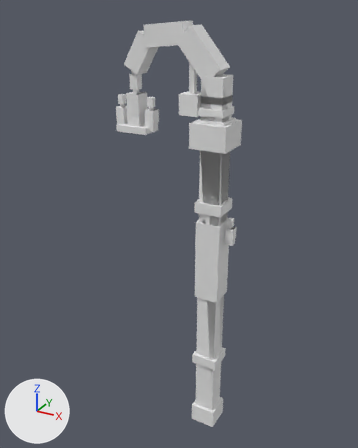
The OBJ model src/main/resources/assets/ashbound/models/mesh/abbots_crozier.obj: old version first, new version second.
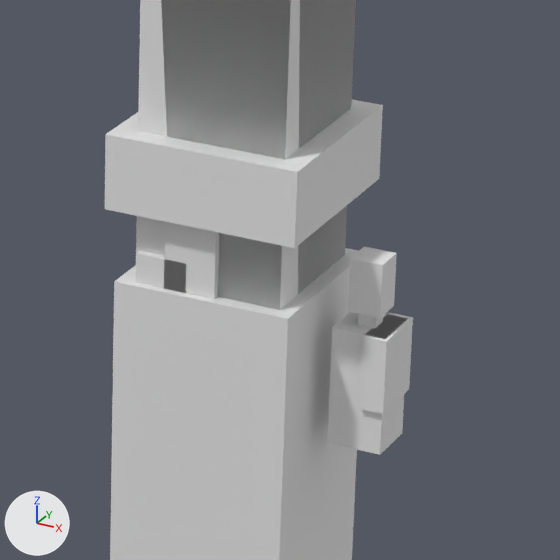
Each version is shown whole from a 50 mm camera at (1.607, -2.924, 1.731) aimed at (0.245, -0.449, 0.493), then close up on the part from 50% to 72% of the width and 41% to 58% of the height. Lighting does not change. The marker at lower left points along +X, +Y and +Z. The first two pictures are the older version. Where no turn or scale is listed for an object, it has been applied to the vertices.

In view in the first close-up: 'abbots_crozier'.
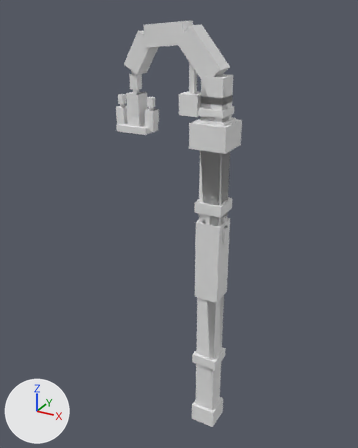
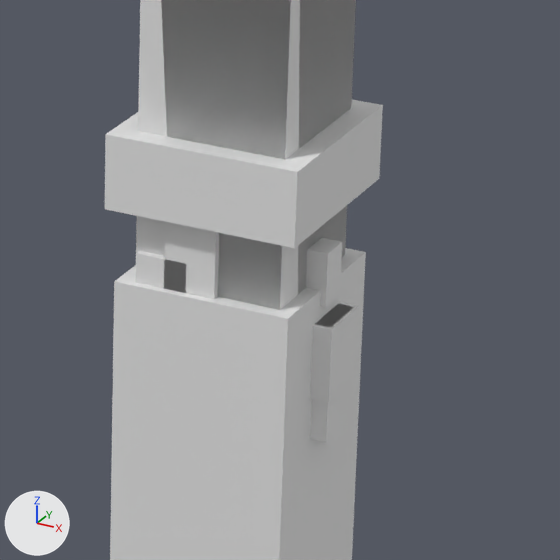
What differs and where, as boxes (x1, y1, x2, y2) in the close-ups (560 x 560 px; the box of a moved part takes in the faces that stretch with it):
'abbots_crozier', reshaped: before (105, 0, 413, 560); after (105, 0, 383, 560)
part 1 of me_abbots_crozier, moved or reshaped: before (328, 312, 405, 455); after (310, 304, 353, 442)
part 2 of me_abbots_crozier, moved or reshaped: before (360, 313, 413, 414); after (310, 302, 359, 402)
part 3 of me_abbots_crozier, moved or reshaped (not visible afterwards): before (358, 314, 383, 328)
part 4 of me_abbots_crozier, moved or reshaped: before (348, 246, 397, 318); after (306, 238, 342, 307)

The change in detail:
me_abbots_crozier is used by ob_abbots_crozier; location (0.0, 0.0, 0.0).
me_abbots_crozier had 308 vertices, 468 faces and spanned x -0.13..0.64, y -0.61..-0.39, z -0.9..1.66.
me_abbots_crozier now has 308 vertices, 468 faces and spans x -0.13..0.61, y -0.61..-0.39, z -0.9..1.66.
me_abbots_crozier part 1: the loose piece of 8 vertices spanning x 0.59..0.63, y -0.52..-0.48, z 0.47..0.57 is moved by (-0.05, 0.0, 0.0).
me_abbots_crozier part 2: the loose piece of 8 vertices spanning x 0.62..0.64, y -0.53..-0.47, z 0.5..0.57 is moved by (-0.05, 0.0, 0.0).
me_abbots_crozier part 3: the loose piece of 8 vertices spanning x 0.61..0.62, y -0.51..-0.49, z 0.57..0.58 is moved by (-0.05, 0.0, 0.0).
me_abbots_crozier part 4: the loose piece of 8 vertices spanning x 0.6..0.63, y -0.51..-0.49, z 0.58..0.62 is moved by (-0.05, 0.0, 0.0).
